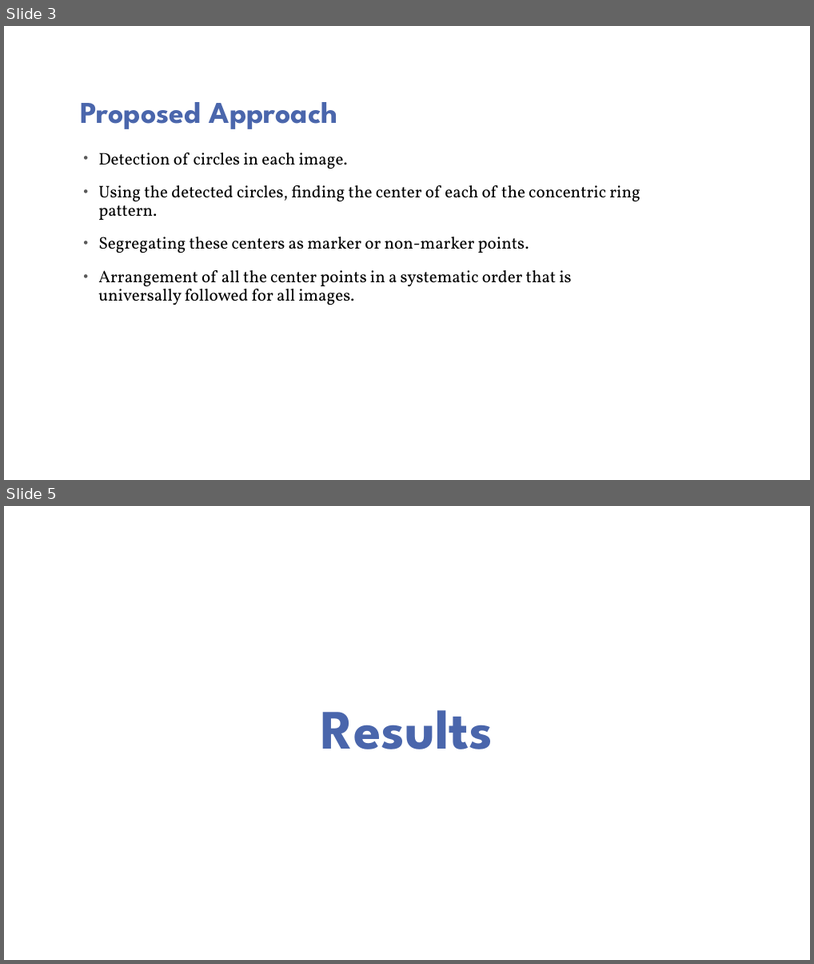
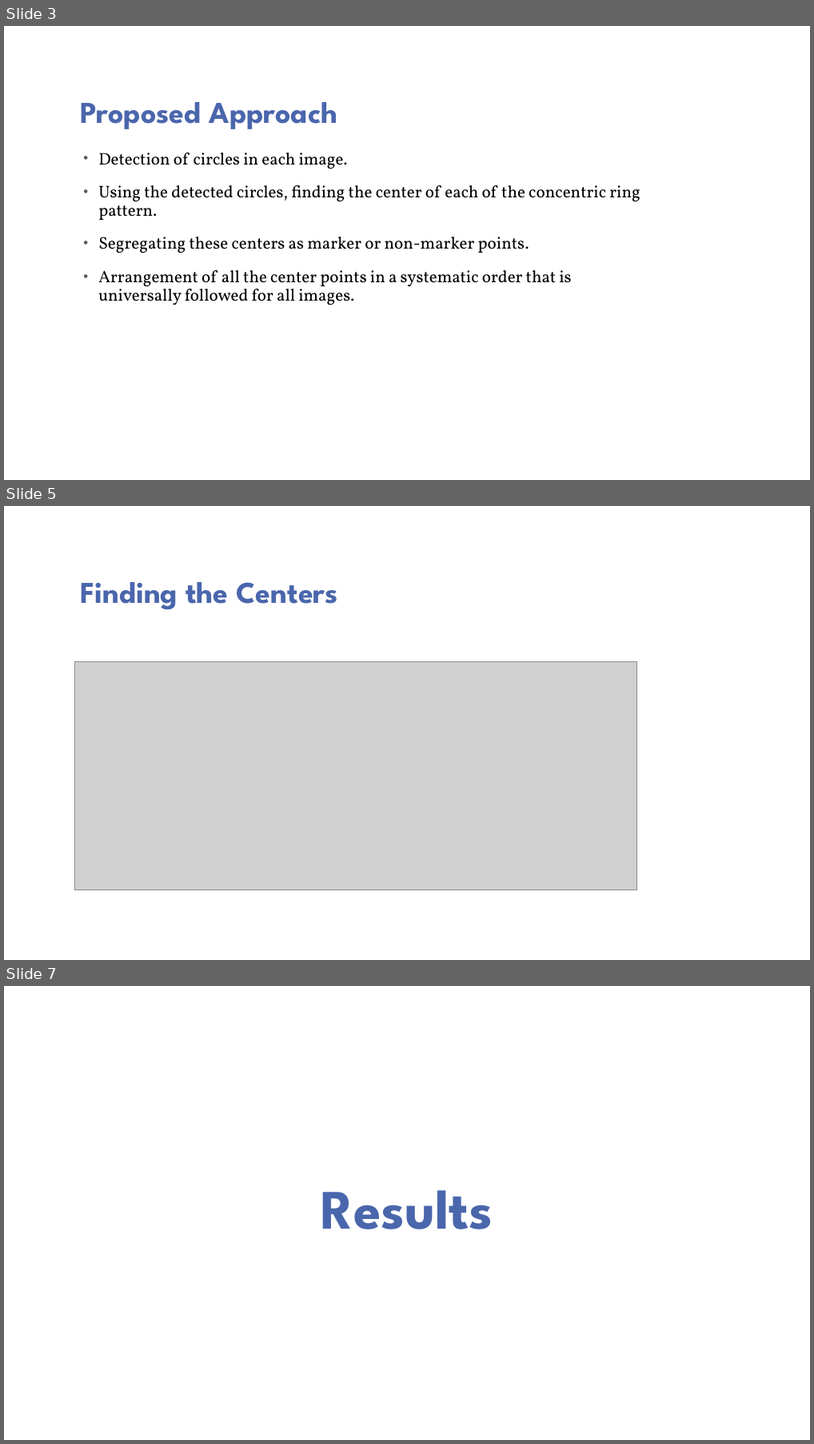
Before and after one commit to CameraCalibration/Report, a slide deck: PatternRecognition/PatternRecognition.pptx. Shown one above the other, each under a label of ours: slides 3 and 5 before the commit, slides 3, 5 and 7 after it; the slides between them are not shown. The pictures are 814x964 and 814x1444 pixels, drawn with LibreOffice and Linux fonts; fonts in the diff are those of the drawing; grey boxes stand for pictures; background and template pictures are left out. Boxes give left, top, right and bottom in pixels: in the first picture for what was removed or moved away, otherwise in the second. Text is boxed around its words. In the diff, an @@ line names an element or a change of style, - is before the commit and + after.

```diff
--- a/PatternRecognition/PatternRecognition.pptx
+++ b/PatternRecognition/PatternRecognition.pptx
@@ slide 5 added at [4, 506, 810, 960], background picture (left out) @@
@@ title added at [81, 582, 338, 610], 36 pt, text #4A66AC, bold @@
+Finding the Centers
@@ picture added at [74, 661, 637, 889] @@
@@ what was slide 5 is now slide 7 @@
```
Also in this commit, not shown: 3 other slides added, 3 slides removed.
